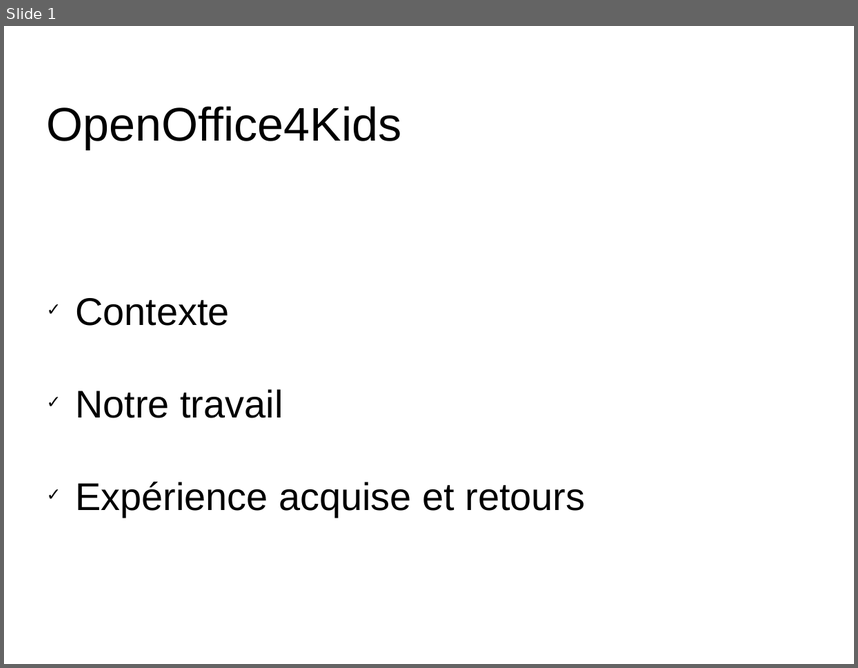
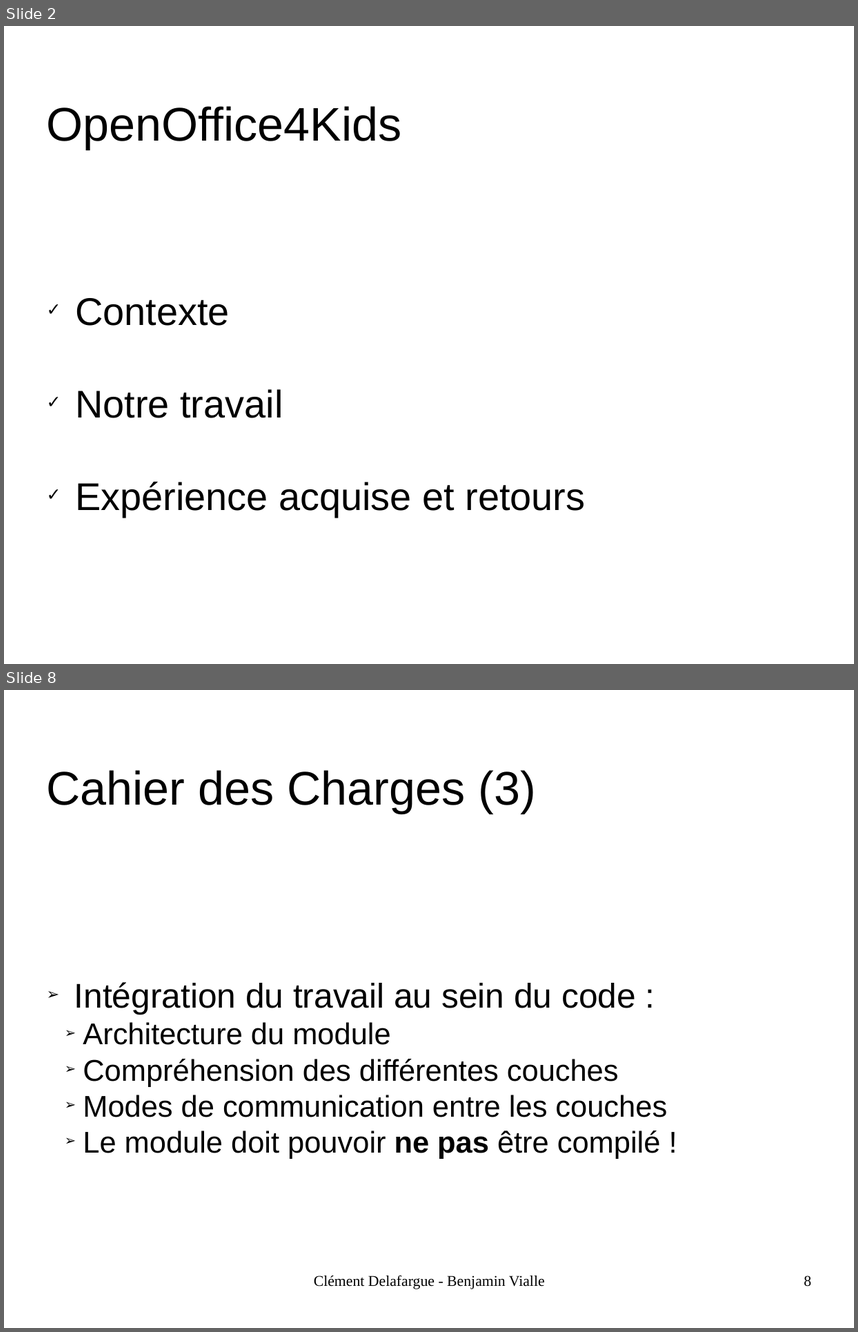
Before and after one commit to divarvel/PAPPL-OOo4Kids-Documents, a slide deck: SOUTENANCE/OOo4Kids.odp. Shown one above the other, each under a label of ours: slide 1 before the commit, slides 2 and 8 after it; the slides between them are not shown. The pictures are 858x668 and 858x1332 pixels, drawn with LibreOffice and Linux fonts; fonts in the diff are those of the drawing; background and template pictures are left out. Boxes give left, top, right and bottom in pixels: in the first picture for what was removed or moved away, otherwise in the second. Text is boxed around its words. In the diff, an @@ line names an element or a change of style, - is before the commit and + after.

```diff
--- a/SOUTENANCE/OOo4Kids.odp
+++ b/SOUTENANCE/OOo4Kids.odp
@@ slide 8 added at (4,690,854,1328), background picture (left out) @@
@@ title added at (47,770,536,814), 44 pt, text #000000 @@
+Cahier des Charges (3)
@@ subtitle added at (74,982,667,1159), 28 pt, text #000000 @@
+➢ Intégration du travail au sein du code :
+  ➢ Architecture du module
+  ➢ Compréhension des différentes couches
+  ➢ Modes de communication entre les couches
+  ➢ Le module doit pouvoir ne pas être compilé !
@@ text added at (314,1274,545,1289), 14 pt, text #000000 @@
+Clément Delafargue - Benjamin Vialle
@@ page number added at (804,1275,811,1286), 14 pt, text #000000 @@
+8
@@ what was slide 1 is now slide 2 @@
```
Also in this commit, not shown: 1 slide changed, 10 other slides added, 7 slides removed.
